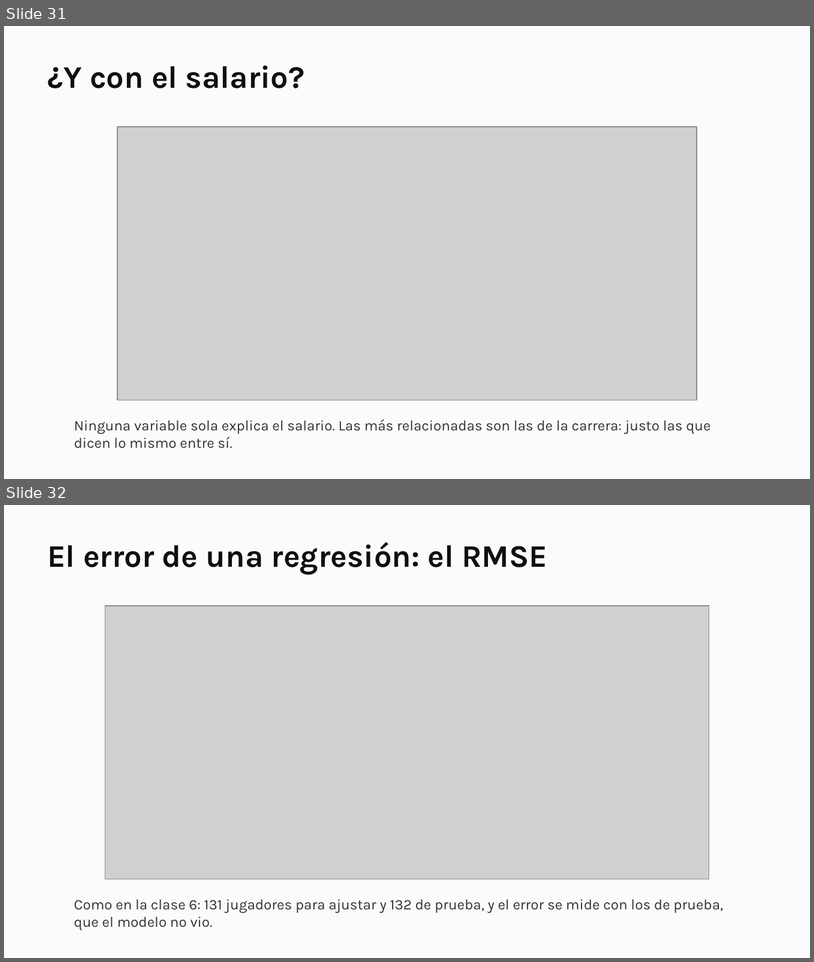
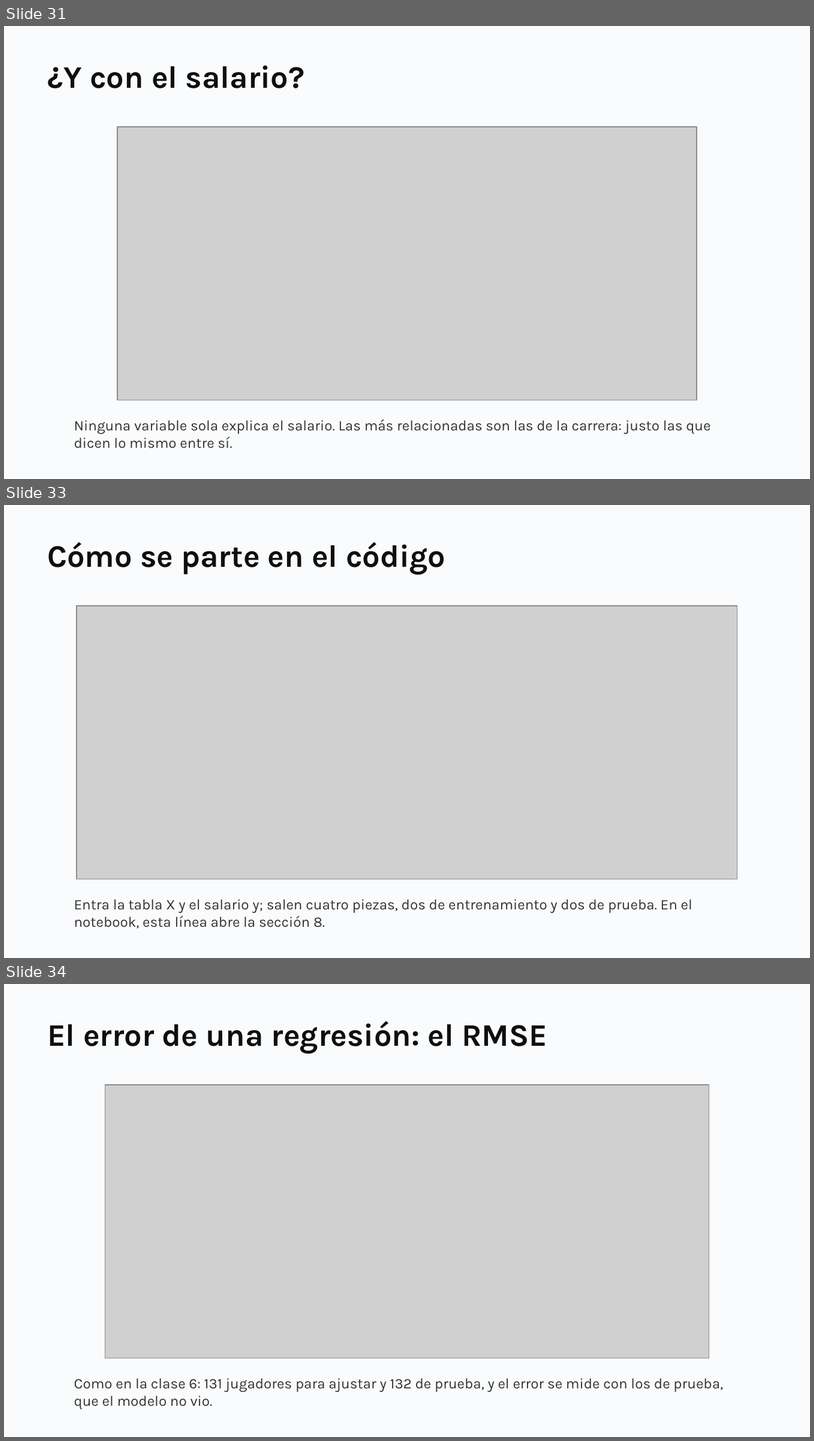
Before and after one commit to daniopitz/diplomado-cdd, a slide deck: presentaciones/clase07_evaluar_regularizar.pptx. Shown one above the other, each under a label of ours: slides 31 and 32 before the commit, slides 31, 33 and 34 after it; the slides between them are not shown. The pictures are 814x962 and 814x1441 pixels, drawn with LibreOffice and Linux fonts; fonts in the diff are those of the drawing; grey boxes stand for pictures. Boxes give left, top, right and bottom in pixels: in the first picture for what was removed or moved away, otherwise in the second. Text is boxed around its words. In the diff, an @@ line names an element or a change of style, - is before the commit and + after.

```diff
--- a/presentaciones/clase07_evaluar_regularizar.pptx
+++ b/presentaciones/clase07_evaluar_regularizar.pptx
@@ slide 33 added at box(4, 505, 810, 958), background #FFFFFF @@
@@ rectangle added at box(4, 505, 810, 958), fill #FAFBFC @@
@@ text added at box(47, 542, 446, 574), 28 pt, text #0F0F0F, bold @@
+Cómo se parte en el código
@@ picture added at box(77, 606, 738, 879) @@
@@ text added at box(74, 899, 693, 929), 13 pt, text #333333 @@
+Entra la tabla X y el salario y; salen cuatro piezas, dos de entrenamiento y dos de prueba. En el notebook, esta línea abre la sección 8.
@@ what was slide 32 is now slide 34 @@
```
Also in this commit, not shown: 1 slide changed, 1 other slide added, 1 other file.
